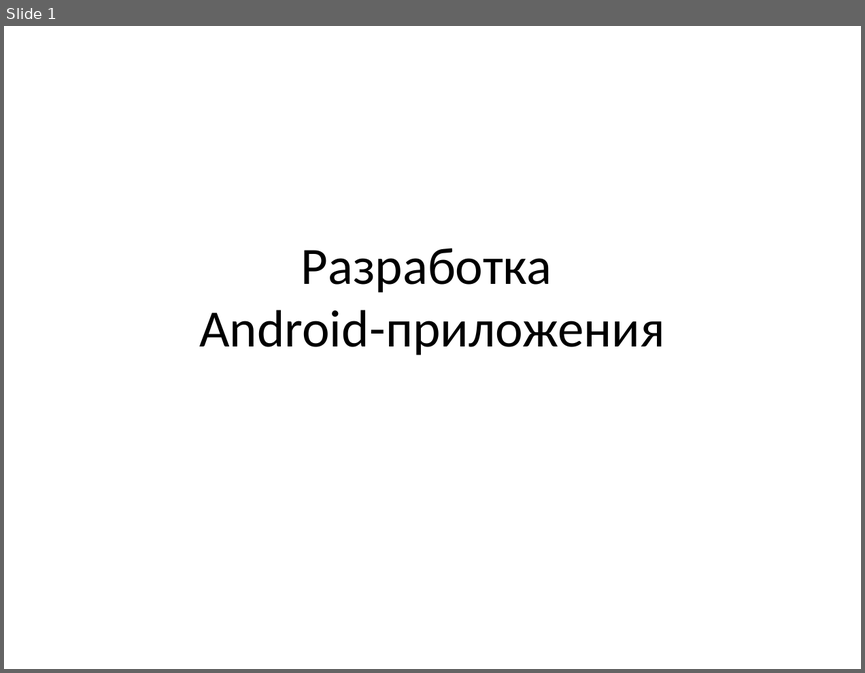
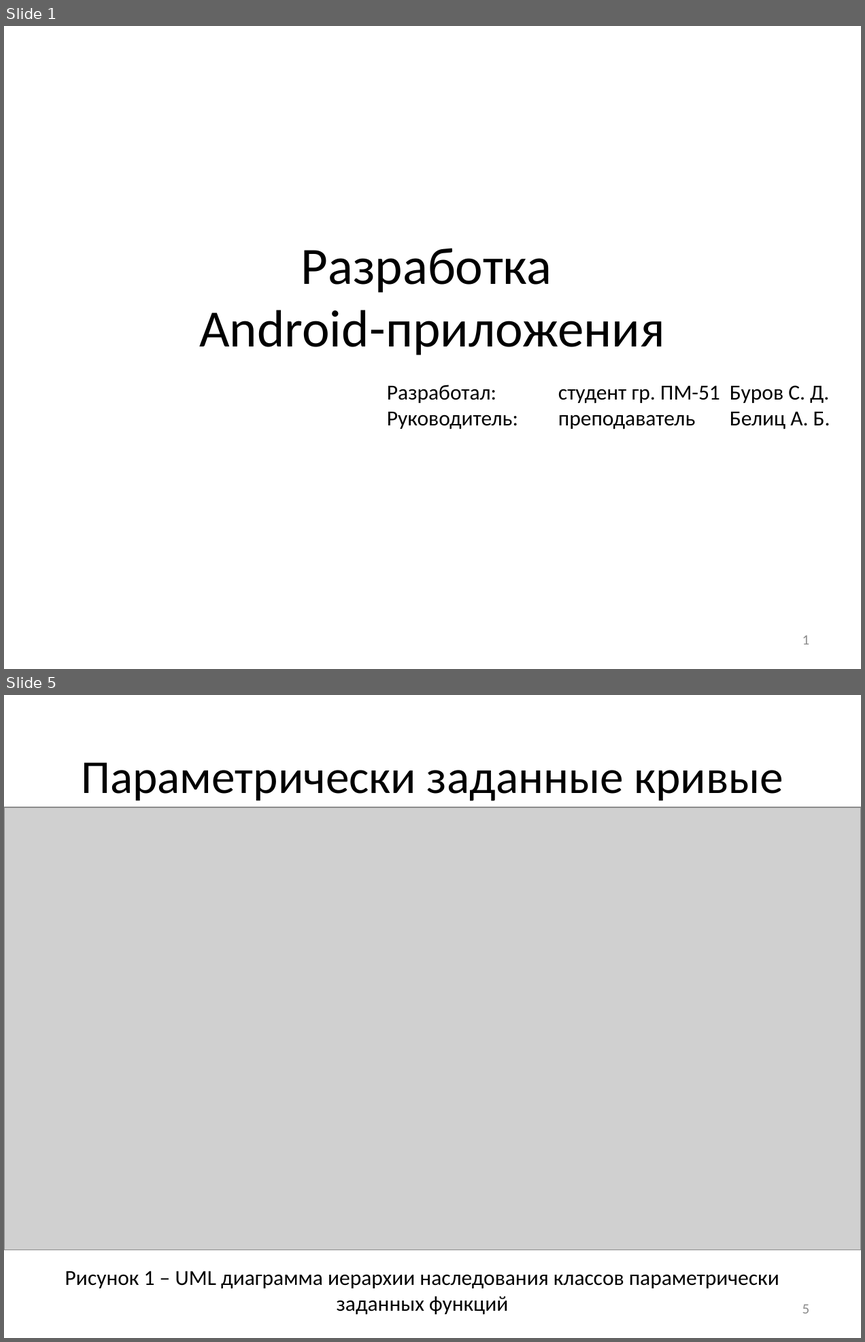
Before and after one commit to ilionsd/explanatory_note, a slide deck: Диплом.Презентация.pptx. Shown one above the other, each under a label of ours: slide 1 before the commit, slides 1 and 5 after it; the slides between them are not shown. The pictures are 865x673 and 865x1342 pixels, drawn with LibreOffice and Linux fonts; fonts in the diff are those of the drawing; grey boxes stand for pictures. Boxes give left, top, right and bottom in pixels: in the first picture for what was removed or moved away, otherwise in the second. Text is boxed around its words. In the diff, an @@ line names an element or a change of style, - is before the commit and + after.

```diff
--- a/Диплом.Презентация.pptx
+++ b/Диплом.Презентация.pptx
@@ slide 5 added at bbox=[4, 695, 861, 1338], background #FFFFFF @@
@@ title added at bbox=[81, 762, 783, 801], 39.6 pt, text #000000 @@
+Параметрически заданные кривые
@@ picture added at bbox=[4, 807, 861, 1250] @@
@@ text added at bbox=[65, 1270, 779, 1314], 18 pt, text #000000 @@
+Рисунок 1 – UML диаграмма иерархии наследования классов параметрически заданных функций
@@ page number added at bbox=[802, 1304, 810, 1313], 12 pt, text #8C8C8C @@
+5
@@ slide 1 changed as well @@
@@ text added at bbox=[387, 384, 830, 429], 18 pt, text #000000 @@
+Разработал: студент гр. ПМ-51 Буров С. Д.
+Руководитель: преподаватель Белиц А. Б.
@@ page number added at bbox=[802, 635, 810, 644], 12 pt, text #8C8C8C @@
+1
```
Also in this commit, not shown: 1 other slide changed, 5 other slides added, 1 slide removed.
